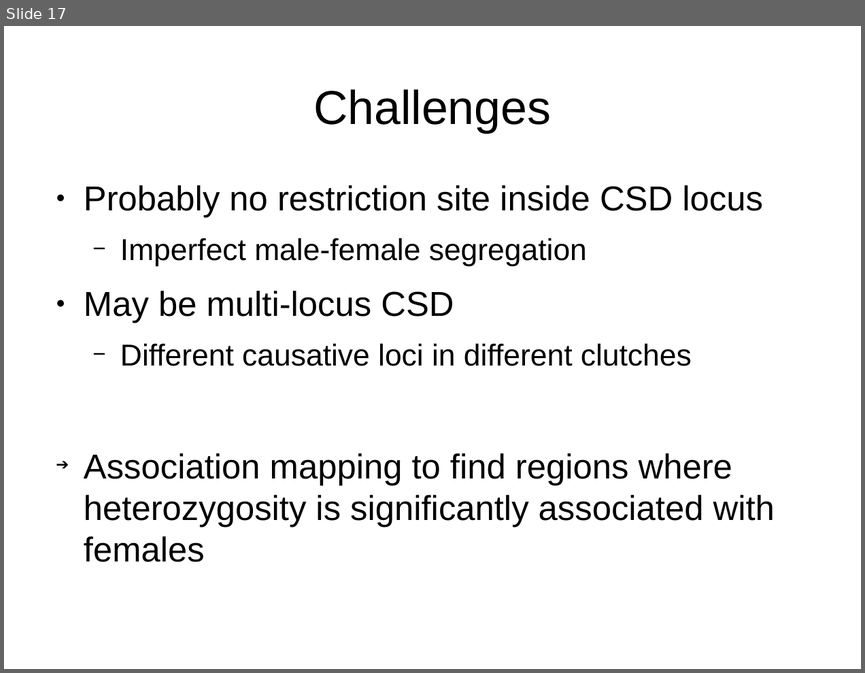
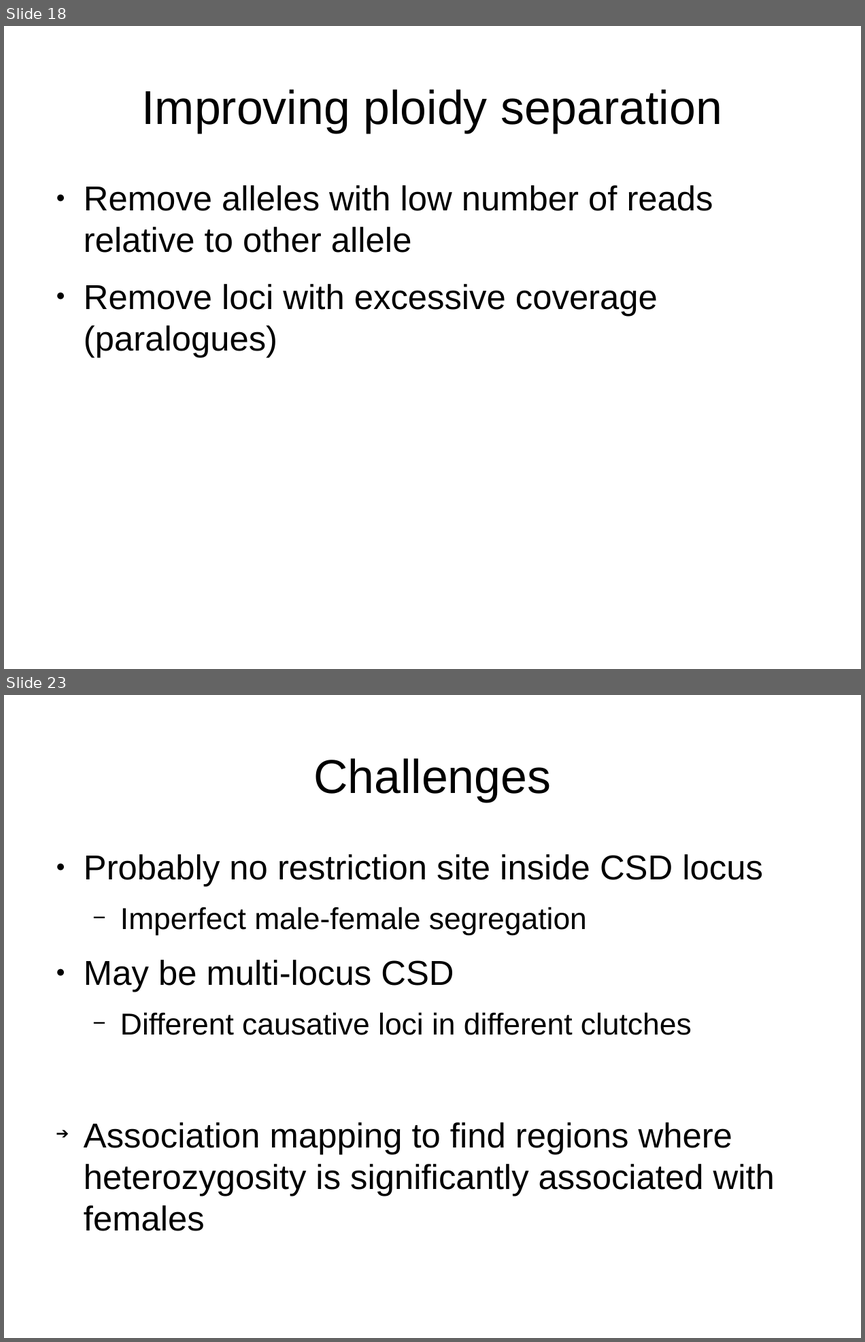
Before and after one commit to cmdoret/master_archive, a slide deck: reports/presentations/lab_meeting_20170712/lab_meeting_20170712.odp. Shown one above the other, each under a label of ours: slide 17 before the commit, slides 18 and 23 after it; the slides between them are not shown. The pictures are 865x673 and 865x1342 pixels, drawn with LibreOffice and Linux fonts; fonts in the diff are those of the drawing. Boxes give left, top, right and bottom in pixels: in the first picture for what was removed or moved away, otherwise in the second. Text is boxed around its words. In the diff, an @@ line names an element or a change of style, - is before the commit and + after.

Commit message:
now using proportion of hoomozygous sites to split by ploidy. saved previous summary stats froom benchmarks in separate folder. Progressing in lab book and lab meeting presentation.

```diff
--- a/reports/presentations/lab_meeting_20170712/lab_meeting_20170712.odp
+++ b/reports/presentations/lab_meeting_20170712/lab_meeting_20170712.odp
@@ slide 18 added at (x1=4, y1=26, x2=861, y2=669), background #FFFFFF @@
@@ title added at (x1=141, y1=89, x2=722, y2=133), 44 pt, text #000000 @@
+Improving ploidy separation
@@ text added at (x1=84, y1=185, x2=713, y2=357), 32 pt, text #000000 @@
+● Remove alleles with low number of reads relative to other allele
+● Remove loci with excessive coverage (paralogues)
@@ what was slide 17 is now slide 23 @@
```
Also in this commit, not shown: 2 slides changed, 5 other slides added, 14 other files.
